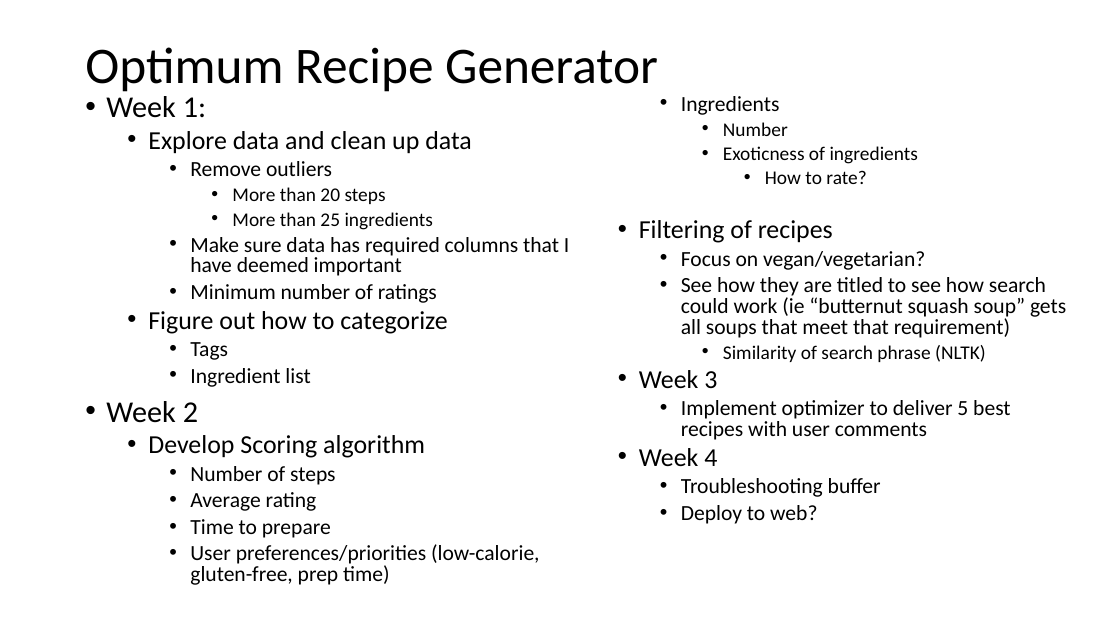
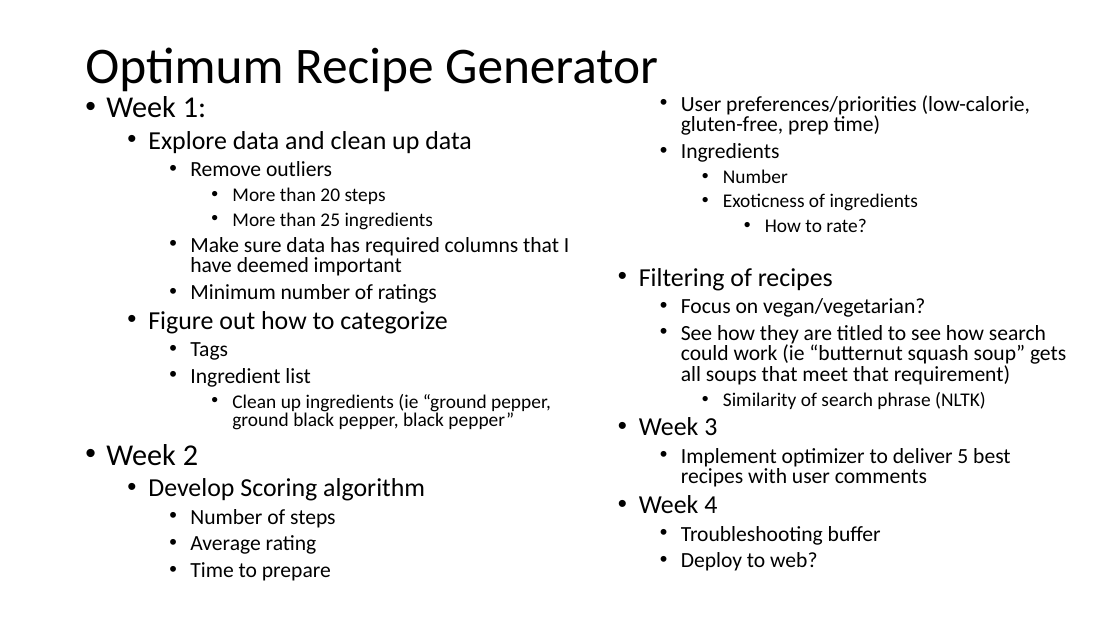
Before and after one commit to kamalah/data-analytics-final-project, a slide deck: slide 5 of Final Project Ideas.pptx. Drawn at 1120x630 pixels with LibreOffice and Linux fonts; fonts in the diff are those of the drawing. Boxes give left, top, right and bottom in pixels: in the first picture for what was removed or moved away, otherwise in the second. Text is boxed around its words. In the diff, an @@ line names an element or a change of style, - is before the commit and + after.

```diff
--- a/Final Project Ideas.pptx
+++ b/Final Project Ideas.pptx
@@ text at (232, 394, 551, 430): paragraph added @@
+      • Clean up ingredients (ie “ground pepper, ground black pepper, black pepper”
```
Also in this commit, not shown: 1 slide added, 1 slide removed, 1 other file.
